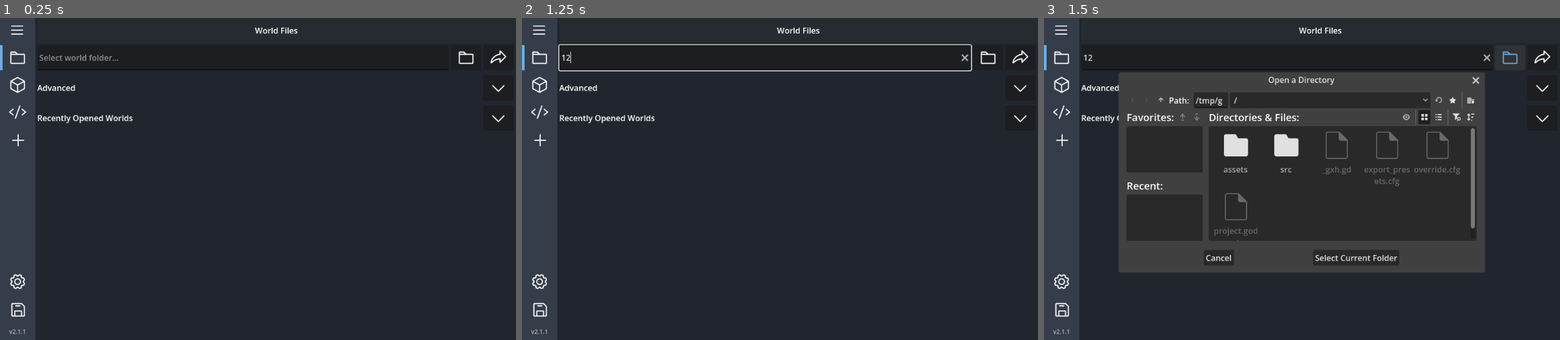
Above: before the commit, frames 1-3 (left to right).
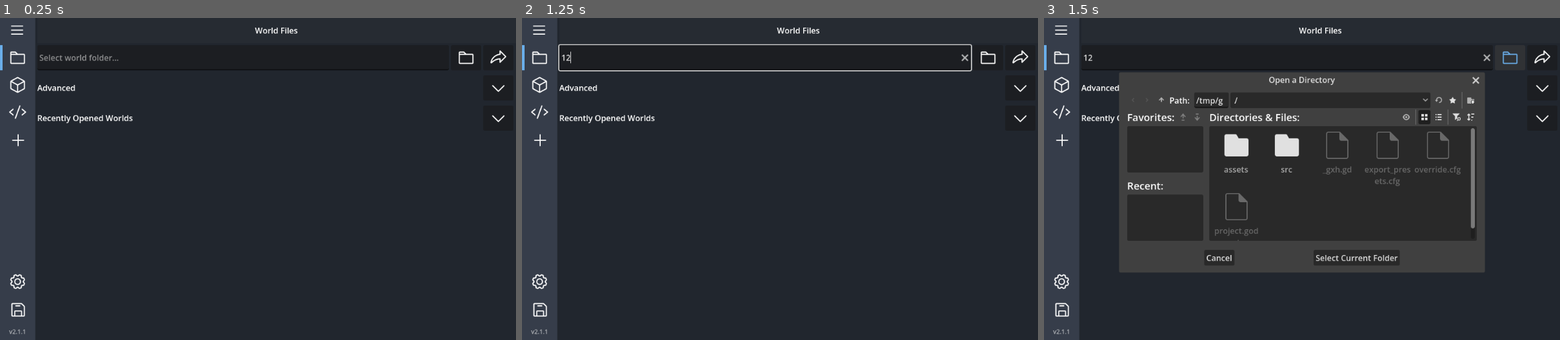
Above: after the commit, the same moments.

Repository: DragonTech26/BDSAddonManager
Game: Godot game, scene res://src/scenes/main.tscn
Two runs of this game, one before a commit and one after it. Both use one fixed random seed, a clock stepped at 60 frames per second and the inputs below.
Inputs (mouse positions are in pixels of both pictures, inside the frame that each line leads up to):
- Up to frame 1 (0.25 s): no input
- Up to frame 2 (1.25 s): click (764, 56) at 0.52 s; type "12" at 0.6 s
- Up to frame 3 (1.5 s): click (1508, 56) at 1.25 s

Frames 1-2 are identical in both runs. In frame 3, 1.2% of the frame differs, in the area x 14-81%, y 18-76%.

Commit message:
Fix switch world button

Diff:
--- a/src/scenes/main.tscn
+++ b/src/scenes/main.tscn
@@ -488,10 +488,10 @@
 visible = false
 layout_mode = 2
 
-[node name="HBoxContainer" type="HBoxContainer" parent="HBoxContainer/Body/Pages/MarginContainer/WorldFilesPage/VBoxContainer/AdvancedDropdown/Content" unique_id=1423406887]
-layout_mode = 2
-
-[node name="ResourcePackLine" type="LineEdit" parent="HBoxContainer/Body/Pages/MarginContainer/WorldFilesPage/VBoxContainer/AdvancedDropdown/Content/HBoxContainer" unique_id=1487620305]
+[node name="RPHBoxContainer" type="HBoxContainer" parent="HBoxContainer/Body/Pages/MarginContainer/WorldFilesPage/VBoxContainer/AdvancedDropdown/Content" unique_id=1423406887]
+layout_mode = 2
+
+[node name="ResourcePackLine" type="LineEdit" parent="HBoxContainer/Body/Pages/MarginContainer/WorldFilesPage/VBoxContainer/AdvancedDropdown/Content/RPHBoxContainer" unique_id=1487620305]
 custom_minimum_size = Vector2(600, 50)
 layout_mode = 2
 size_flags_horizontal = 3
@@ -499,7 +499,7 @@
 clear_button_enabled = true
 caret_blink = true
 
-[node name="RPFolderButton" type="Button" parent="HBoxContainer/Body/Pages/MarginContainer/WorldFilesPage/VBoxContainer/AdvancedDropdown/Content/HBoxContainer" unique_id=1991721068 groups=["folder_buttons"]]
+[node name="RPFolderButton" type="Button" parent="HBoxContainer/Body/Pages/MarginContainer/WorldFilesPage/VBoxContainer/AdvancedDropdown/Content/RPHBoxContainer" unique_id=1991721068 groups=["folder_buttons"]]
 custom_minimum_size = Vector2(60, 50)
 layout_mode = 2
 size_flags_horizontal = 8
@@ -509,10 +509,10 @@
 icon = ExtResource("3_5dlwx")
 icon_alignment = 1
 
-[node name="HBoxContainer2" type="HBoxContainer" parent="HBoxContainer/Body/Pages/MarginContainer/WorldFilesPage/VBoxContainer/AdvancedDropdown/Content" unique_id=1785917042]
-layout_mode = 2
-
-[node name="BehaviorPackLine" type="LineEdit" parent="HBoxContainer/Body/Pages/MarginContainer/WorldFilesPage/VBoxContainer/AdvancedDropdown/Content/HBoxContainer2" unique_id=1994084052]
+[node name="BPHBoxContainer" type="HBoxContainer" parent="HBoxContainer/Body/Pages/MarginContainer/WorldFilesPage/VBoxContainer/AdvancedDropdown/Content" unique_id=1785917042]
+layout_mode = 2
+
+[node name="BehaviorPackLine" type="LineEdit" parent="HBoxContainer/Body/Pages/MarginContainer/WorldFilesPage/VBoxContainer/AdvancedDropdown/Content/BPHBoxContainer" unique_id=1994084052]
 custom_minimum_size = Vector2(600, 50)
 layout_mode = 2
 size_flags_horizontal = 3
@@ -520,7 +520,7 @@
 clear_button_enabled = true
 caret_blink = true
 
-[node name="BPFolderButton" type="Button" parent="HBoxContainer/Body/Pages/MarginContainer/WorldFilesPage/VBoxContainer/AdvancedDropdown/Content/HBoxContainer2" unique_id=1285063475 groups=["folder_buttons"]]
+[node name="BPFolderButton" type="Button" parent="HBoxContainer/Body/Pages/MarginContainer/WorldFilesPage/VBoxContainer/AdvancedDropdown/Content/BPHBoxContainer" unique_id=1285063475 groups=["folder_buttons"]]
 custom_minimum_size = Vector2(60, 50)
 layout_mode = 2
 tooltip_text = "Open file picker"
@@ -1106,8 +1106,8 @@
 [connection signal="visibility_changed" from="HBoxContainer/Body/Pages/MarginContainer/WorldFilesPage" to="HBoxContainer/Body/Pages/MarginContainer/WorldFilesPage" method="_on_visibility_changed"]
 [connection signal="pressed" from="HBoxContainer/Body/Pages/MarginContainer/WorldFilesPage/VBoxContainer/HBoxContainer/WorldFolderButton" to="HBoxContainer/Body/Pages/MarginContainer/WorldFilesPage" method="_on_world_folder_button_pressed"]
 [connection signal="pressed" from="HBoxContainer/Body/Pages/MarginContainer/WorldFilesPage/VBoxContainer/HBoxContainer/ValidateButton" to="HBoxContainer/Body/Pages/MarginContainer/WorldFilesPage" method="_on_validate_button_pressed"]
-[connection signal="pressed" from="HBoxContainer/Body/Pages/MarginContainer/WorldFilesPage/VBoxContainer/AdvancedDropdown/Content/HBoxContainer/RPFolderButton" to="HBoxContainer/Body/Pages/MarginContainer/WorldFilesPage" method="_on_rp_folder_button_pressed"]
-[connection signal="pressed" from="HBoxContainer/Body/Pages/MarginContainer/WorldFilesPage/VBoxContainer/AdvancedDropdown/Content/HBoxContainer2/BPFolderButton" to="HBoxContainer/Body/Pages/MarginContainer/WorldFilesPage" method="_on_bp_folder_button_pressed"]
+[connection signal="pressed" from="HBoxContainer/Body/Pages/MarginContainer/WorldFilesPage/VBoxContainer/AdvancedDropdown/Content/RPHBoxContainer/RPFolderButton" to="HBoxContainer/Body/Pages/MarginContainer/WorldFilesPage" method="_on_rp_folder_button_pressed"]
+[connection signal="pressed" from="HBoxContainer/Body/Pages/MarginContainer/WorldFilesPage/VBoxContainer/AdvancedDropdown/Content/BPHBoxContainer/BPFolderButton" to="HBoxContainer/Body/Pages/MarginContainer/WorldFilesPage" method="_on_bp_folder_button_pressed"]
 [connection signal="visibility_changed" from="HBoxContainer/Body/Pages/MarginContainer/ResourcePacksPage" to="HBoxContainer/Body/Pages/MarginContainer/ResourcePacksPage" method="_on_visibility_changed"]
 [connection signal="visibility_changed" from="HBoxContainer/Body/Pages/MarginContainer/BehaviorPacksPage" to="HBoxContainer/Body/Pages/MarginContainer/BehaviorPacksPage" method="_on_visibility_changed"]
 [connection signal="visibility_changed" from="HBoxContainer/Body/Pages/MarginContainer/SettingsPage" to="HBoxContainer/Body/Pages/MarginContainer/SettingsPage" method="_on_visibility_changed"]
--- a/src/scripts/reset_button.gd
+++ b/src/scripts/reset_button.gd
@@ -40,14 +40,14 @@
 
 
 func _unfreeze_ui() -> void:
-	var world_file_btn: Button = $"../../../../WorldFilesPage/VBoxContainer/HBoxContainer/WorldFolderButton"
-	var rp_file_btn: Button = $"../../../../WorldFilesPage/VBoxContainer/AdvancedDropdown/Content/HBoxContainer/RPFolderButton"
-	var bp_file_btn: Button = $"../../../../WorldFilesPage/VBoxContainer/AdvancedDropdown/Content/HBoxContainer2/BPFolderButton"
-	var validate_btn: Button = $"../../../../WorldFilesPage/VBoxContainer/HBoxContainer/ValidateButton"
+	var world_file_btn: Button = $"../../../../../../../../WorldFilesPage/VBoxContainer/HBoxContainer/WorldFolderButton"
+	var rp_file_btn: Button = $"../../../../../../../../WorldFilesPage/VBoxContainer/AdvancedDropdown/Content/RPHBoxContainer/RPFolderButton"
+	var bp_file_btn: Button = $"../../../../../../../../WorldFilesPage/VBoxContainer/AdvancedDropdown/Content/BPHBoxContainer/BPFolderButton"
+	var validate_btn: Button = $"../../../../../../../../WorldFilesPage/VBoxContainer/HBoxContainer/ValidateButton"
 
-	var world_path: LineEdit = $"../../../../WorldFilesPage/VBoxContainer/HBoxContainer/WorldFolderLine"
-	var resource_pack_path: LineEdit = $"../../../../WorldFilesPage/VBoxContainer/AdvancedDropdown/Content/HBoxContainer/ResourcePackLine"
-	var behavior_pack_path: LineEdit = $"../../../../WorldFilesPage/VBoxContainer/AdvancedDropdown/Content/HBoxContainer2/BehaviorPackLine"
+	var world_path: LineEdit = $"../../../../../../../../WorldFilesPage/VBoxContainer/HBoxContainer/WorldFolderLine"
+	var resource_pack_path: LineEdit = $"../../../../../../../../WorldFilesPage/VBoxContainer/AdvancedDropdown/Content/RPHBoxContainer/ResourcePackLine"
+	var behavior_pack_path: LineEdit = $"../../../../../../../../WorldFilesPage/VBoxContainer/AdvancedDropdown/Content/BPHBoxContainer/BehaviorPackLine"
 
 	world_file_btn.disabled = false
 	rp_file_btn.disabled = false
@@ -61,13 +61,13 @@
 	behavior_pack_path.editable = true
 	behavior_pack_path.text = ""
 
-	var container: VBoxContainer = $"../../../../WorldFilesPage/VBoxContainer/RecentDropdown/Content/ScrollContainer/VBoxContainer"
+	var container: VBoxContainer = $"../../../../../../../../WorldFilesPage/VBoxContainer/RecentDropdown/Content/ScrollContainer/VBoxContainer"
 
 	for slot in container.get_children():
 		if slot.has_method("set_enabled"):
 			slot.set_enabled(true)
 
-	var validate_button: Button = $"../../../../WorldFilesPage/VBoxContainer/HBoxContainer/ValidateButton"
+	var validate_button: Button = $"../../../../../../../../WorldFilesPage/VBoxContainer/HBoxContainer/ValidateButton"
 	validate_button.icon = ResourceLoader.load("res://assets/graphics/goto.svg")
 	validate_button.modulate = Color.WHITE
 	print("[INFO] World selection inputs have been enabled")
--- a/src/scripts/world_files_page.gd
+++ b/src/scripts/world_files_page.gd
@@ -4,8 +4,8 @@
 
 @onready var folder_picker: FileDialog = $FolderPicker
 @onready var world_path: LineEdit = $VBoxContainer/HBoxContainer/WorldFolderLine
-@onready var resource_pack_path: LineEdit = $VBoxContainer/AdvancedDropdown/Content/HBoxContainer/ResourcePackLine
-@onready var behavior_pack_path: LineEdit = $VBoxContainer/AdvancedDropdown/Content/HBoxContainer2/BehaviorPackLine
+@onready var resource_pack_path: LineEdit = $VBoxContainer/AdvancedDropdown/Content/RPHBoxContainer/ResourcePackLine
+@onready var behavior_pack_path: LineEdit = $VBoxContainer/AdvancedDropdown/Content/BPHBoxContainer/BehaviorPackLine
 @onready var titlebar: RichTextLabel = $"../../../Topbar/Titlebar/HeaderLabel"
 @onready var recent_world_item_scene: PackedScene = preload("res://src/scenes/recent_world_item.tscn")
 
@@ -97,8 +97,8 @@
 
 func DisableInput():
 	var world_file_btn: Button = $VBoxContainer/HBoxContainer/WorldFolderButton
-	var rp_file_btn: Button = $VBoxContainer/AdvancedDropdown/Content/HBoxContainer/RPFolderButton
-	var bp_file_btn: Button = $VBoxContainer/AdvancedDropdown/Content/HBoxContainer2/BPFolderButton
+	var rp_file_btn: Button = $VBoxContainer/AdvancedDropdown/Content/RPHBoxContainer/RPFolderButton
+	var bp_file_btn: Button = $VBoxContainer/AdvancedDropdown/Content/BPHBoxContainer/BPFolderButton
 	var validate_btn: Button = $VBoxContainer/HBoxContainer/ValidateButton
 
 	world_path.editable = false
